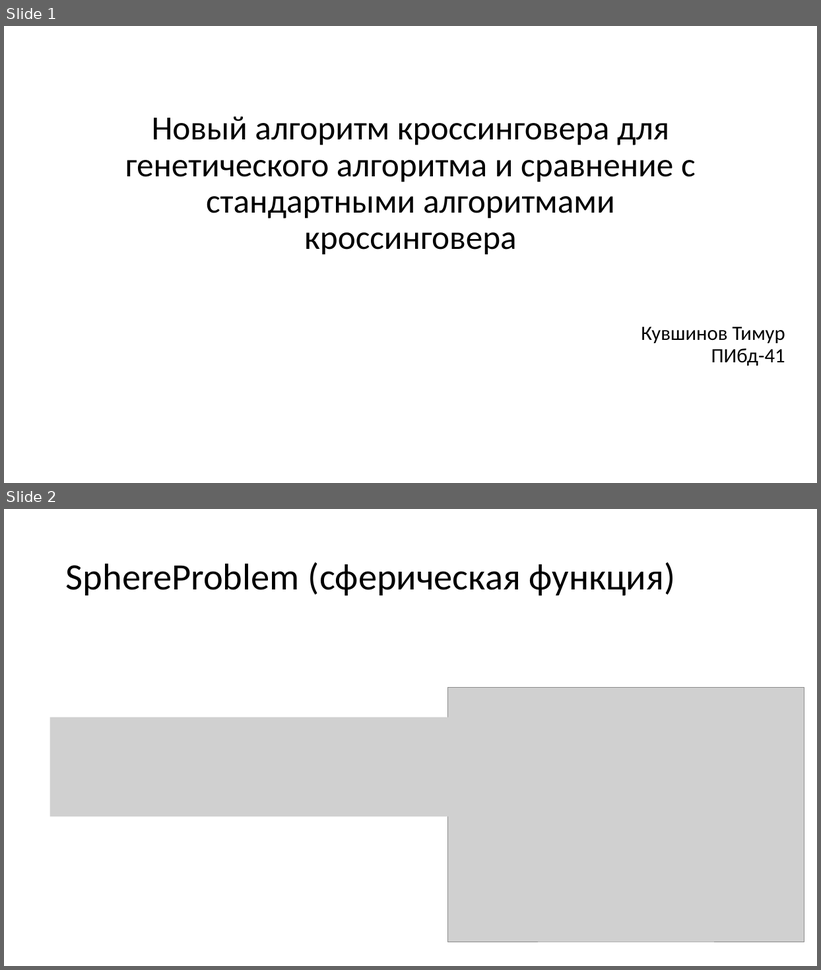
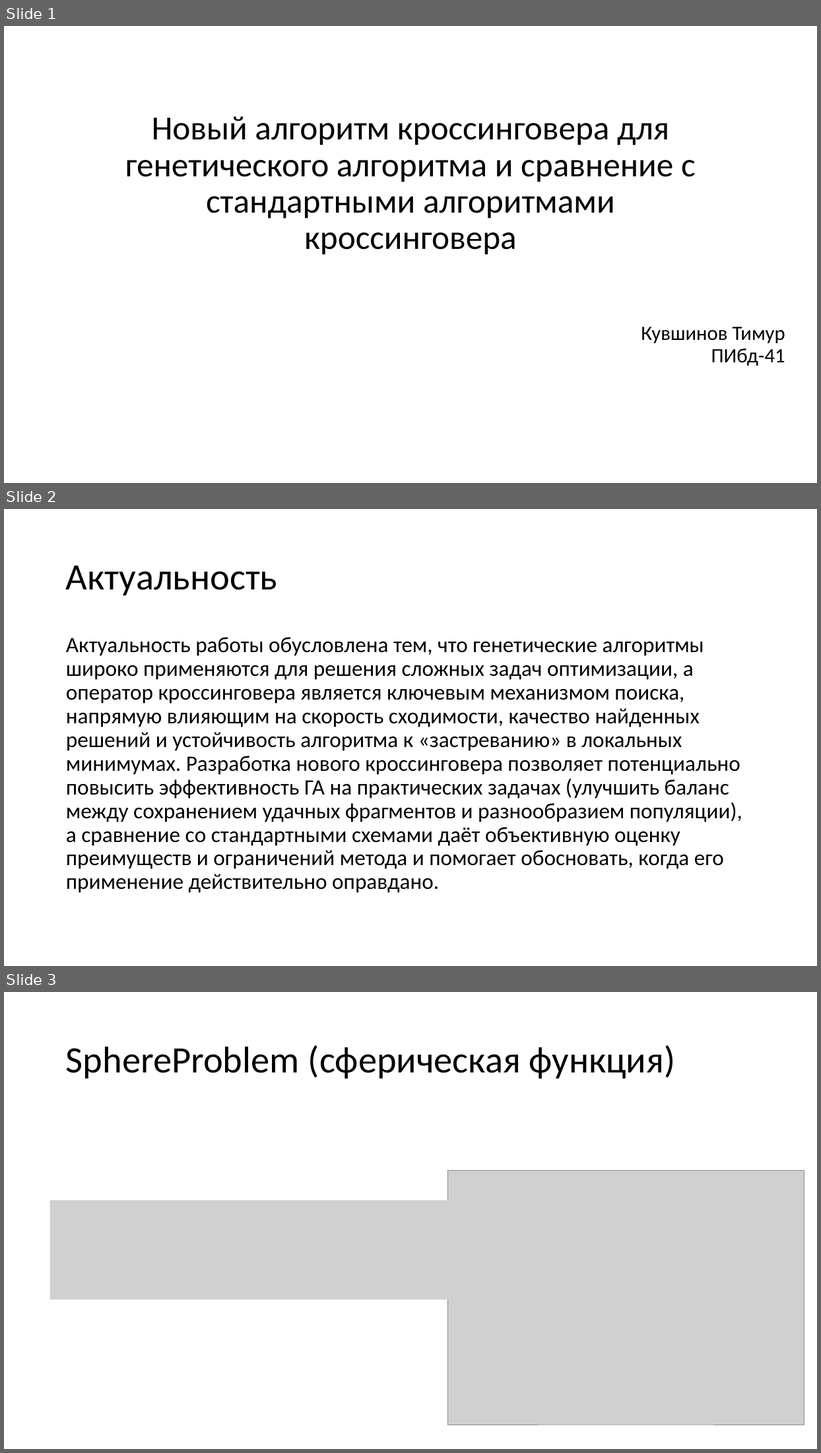
Before and after one commit to timourka/SAI, a slide deck: отчёты/преза для защиты.pptx. Shown one above the other, each under a label of ours: slides 1 and 2 before the commit, slides 1, 2 and 3 after it. The pictures are 821x970 and 821x1453 pixels, drawn with LibreOffice and Linux fonts; fonts in the diff are those of the drawing; grey boxes stand for pictures. Boxes give left, top, right and bottom in pixels: in the first picture for what was removed or moved away, otherwise in the second. Text is boxed around its words. In the diff, an @@ line names an element or a change of style, - is before the commit and + after.

```diff
--- a/отчёты/преза для защиты.pptx
+++ b/отчёты/преза для защиты.pptx
@@ slide 2 added at box(4, 509, 817, 966), background #FFFFFF @@
@@ title added at box(66, 565, 278, 595), 44 pt, text #000000 @@
+Актуальность
@@ text added at box(66, 637, 743, 893), 25.9 pt, text #000000 @@
+Актуальность работы обусловлена тем, что генетические алгоритмы широко применяются для решения сложных задач оптимизации, а оператор кроссинговера является ключевым механизмом поиска, напрямую влияющим на скорость сходимости, качество найденных решений и устойчивость алгоритма к «застреванию» в локальных минимумах. Разработка нового кроссинговера позволяет потенциально повысить эффективность ГА на практических задачах (улучшить баланс между сохранением удачных фрагментов и разнообразием популяции), а сравнение со стандартными схемами даёт объективную оценку преимуществ и ограничений метода и помогает обосновать, когда его применение действительно оправдано.
@@ what was slide 2 is now slide 3 @@
```
Also in this commit, not shown: 1 other slide added, 3 other files.
